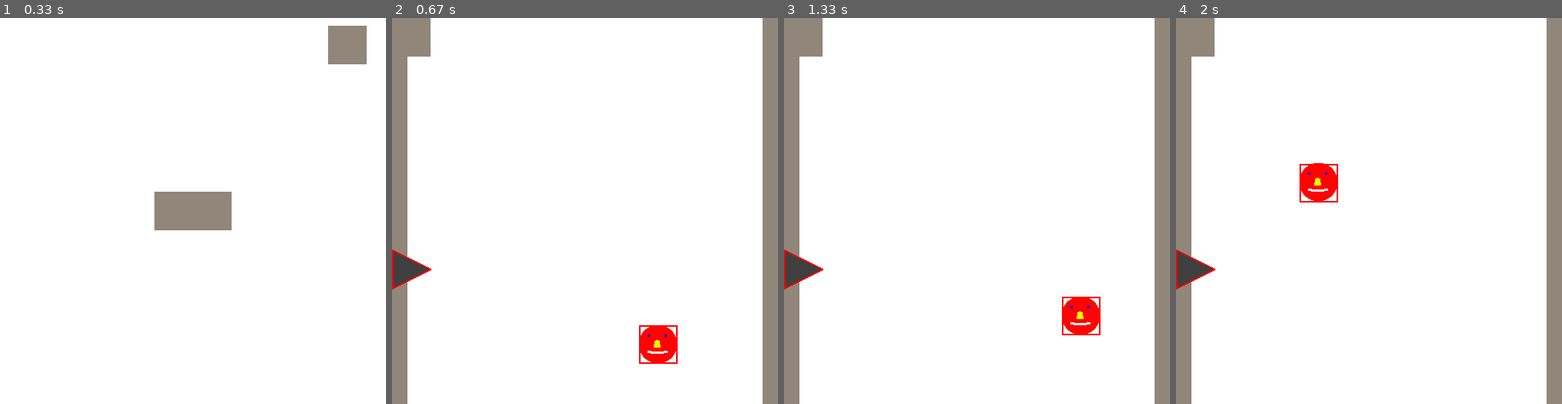
Above: before the commit, frames 1-4 (left to right).
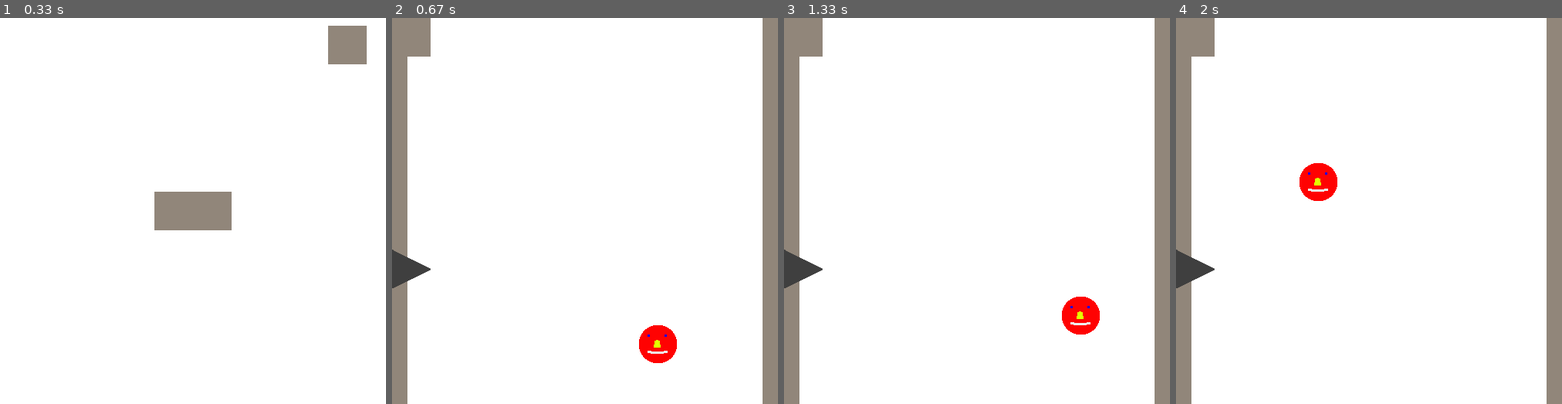
Above: after the commit, the same moments.

Repository: Wissi00/Projet-CMI
Game: pygame game, started from Main.py
Two runs of this game, one before a commit and one after it. Both use one fixed random seed, a clock stepped at 60 frames per second and the inputs below.
Inputs (mouse positions are in pixels of both pictures, inside the frame that each line leads up to):
- Up to frame 1 (0.33 s): no input
- Up to frame 2 (0.67 s): click (585, 211) at 0.38 s
- Up to frame 3 (1.33 s): tap Space at 0.67, 1.07 s
- Up to frame 4 (2 s): tap Space at 1.37, 1.57, 1.9 s

Frame 1 is identical in both runs. In frame 2, 0.2% of the frame differs, in the area x 0-74%, y 60-90%; in frame 3, 0.2%; in frame 4, 0.2%, in the area x 0-42%, y 37-71%.

Commit message:
reglages

Diff:
--- a/classes.py
+++ b/classes.py
@@ -48,7 +48,7 @@
 
     def draw(self):
         screen.blit(self.sprite,(self.x,self.y))
-        pygame.draw.rect(screen, (255, 0, 0), self.rect, 2)
+     #   pygame.draw.rect(screen, (255, 0, 0), self.rect, 2)
 
     def mouvY(self, jump):
         if jump == False:
@@ -95,4 +95,4 @@
     def draw(self):
         screen.blit(self.sprite,(self.rect))
        # pygame.draw.rect(screen, (255, 0, 0), self.rect, 2)
-        pygame.draw.polygon(screen, (255, 0, 0), self.vertices, 2)
+    #    pygame.draw.polygon(screen, (255, 0, 0), self.vertices, 2)
